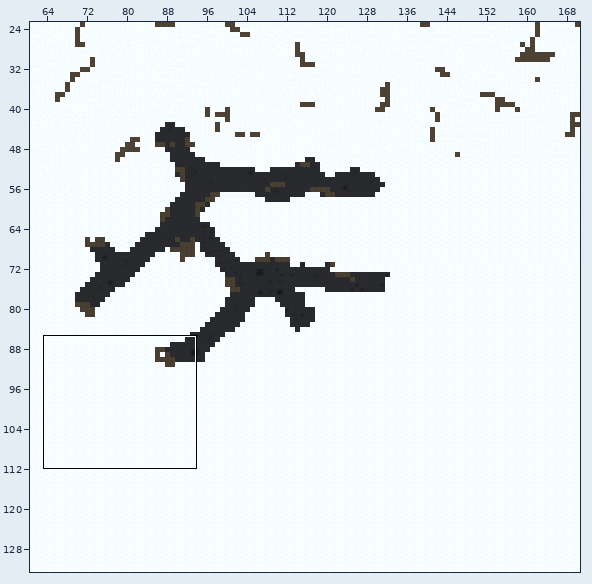
Level history. Tiled map: data/world/winter_island/map.tmx. Above: a wide view before the commit, with the close-up outlined.
Close-up. First the earlier version:
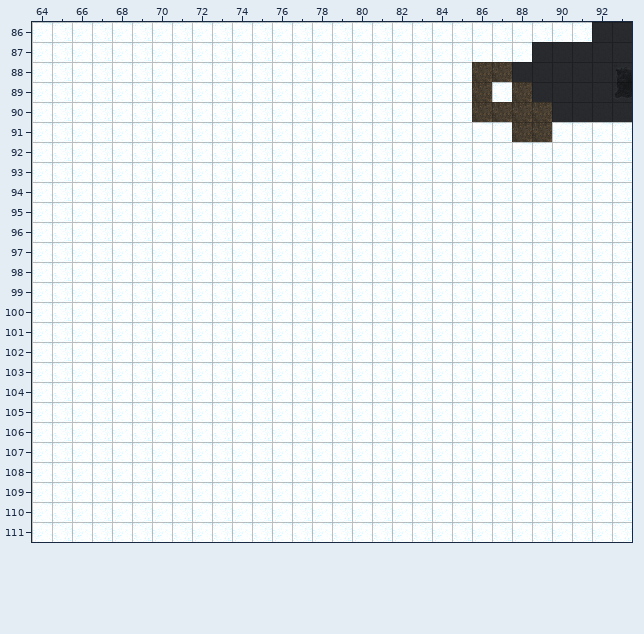
Cells are 32x32 px. Shown: x 64..93, y 86..111. The commit also changed other parts of the map, which this record leaves out.
After the commit:
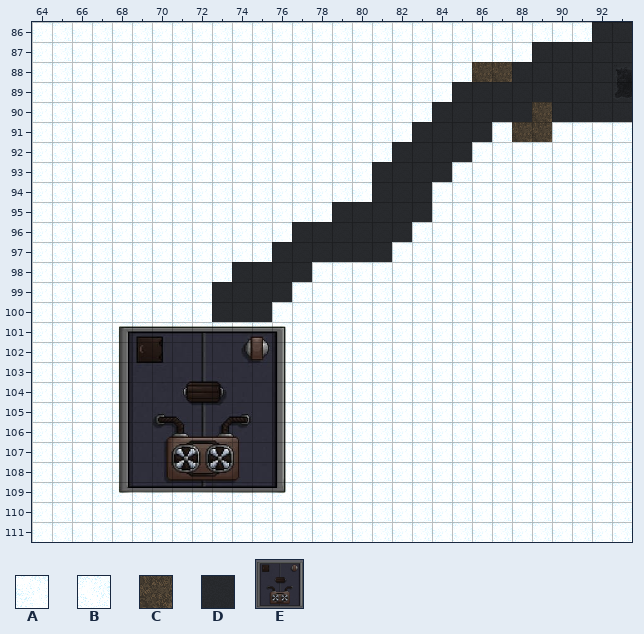
Key: from "Ground_as_tiles": A 190, B 191, C 415, D 460; from "House": E 15 "normal_house4".
_ is an empty cell, . an unchanged one.
Objects are placed by their top-left corner, in cells (3,4 is the top-left corner of cell 3,4); size is 1x1 cell unless given.
Message: fix house structure
Edits made:
--- layer "ground"
@@ x 73..88 @@
- 89 ............BCBC
- 90 ...........ABCCC
- 91 ..........BABA..
- 92 .........ABAB...
- 93 ........BABA....
- 94 ........BAB.....
- 95 ......BABAB.....
- 96 ....BABABA......
- 97 ...ABABAB.......
- 98 .ABAB...........
- 99 BABA............
-100 BAB.............
+ 89 ............DDDD
+ 90 ...........DDDDD
+ 91 ..........DDDD..
+ 92 .........DDDD...
+ 93 ........DDDD....
+ 94 ........DDD.....
+ 95 ......DDDDD.....
+ 96 ....DDDDDD......
+ 97 ...DDDDDD.......
+ 98 .DDDD...........
+ 99 DDDD............
+100 DDD.............
--- layer "objects"
+E "normal_house4" at 68.1,100.9 size 8.7x8.8
Changed places in both close-ups, as pixel boxes (x1, y1, x2, y2):
changed: (118, 82, 532, 493)
